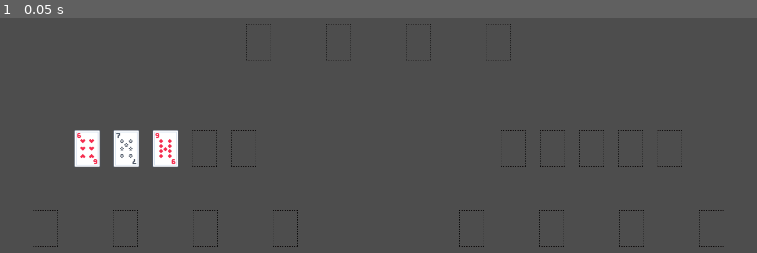
Above: before the commit, frame 1.
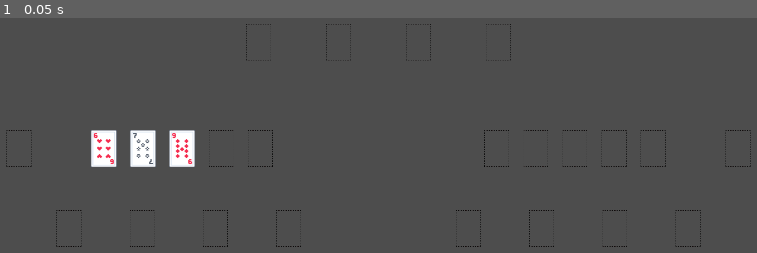
Above: after the commit, the same moment.

Repository: tessapower/spite-and-malice
Game: Godot game, scene res://scenes/game/game.tscn
Same seed, same stepped clock (60 frames per second), same inputs: the game is played once before the commit and once after it.
Inputs:
- Up to frame 1 (0.05 s): no input

The runs differ from the first frame. In frame 1, 2.9% of the frame differs, in the area x 0-100%, y 47-98%.

Commit message:
Add goal pile to views

Diff:
--- a/spite-and-malice/scenes/ui/opponent_view.tscn
+++ b/spite-and-malice/scenes/ui/opponent_view.tscn
@@ -10,47 +10,54 @@
 [node name="CardSlots" type="Node" parent="."]
 
 [node name="CardSlot0" parent="CardSlots" instance=ExtResource("1_w7sap")]
-position = Vector2(1284, 432)
+position = Vector2(1244, 432)
 selectable = false
 
 [node name="CardSlot1" parent="CardSlots" instance=ExtResource("1_w7sap")]
-position = Vector2(1378, 432)
+position = Vector2(1338, 432)
 selectable = false
 
 [node name="CardSlot2" parent="CardSlots" instance=ExtResource("1_w7sap")]
-position = Vector2(1472, 432)
+position = Vector2(1432, 432)
 selectable = false
 
 [node name="CardSlot3" parent="CardSlots" instance=ExtResource("1_w7sap")]
-position = Vector2(1566, 432)
+position = Vector2(1526, 432)
 selectable = false
 
 [node name="CardSlot4" parent="CardSlots" instance=ExtResource("1_w7sap")]
-position = Vector2(1660, 432)
+position = Vector2(1620, 432)
 selectable = false
 
 [node name="DiscardPiles" type="Node" parent="."]
 
 [node name="Pile0" parent="DiscardPiles" instance=ExtResource("2_gkirn")]
-position = Vector2(1760, 624)
+position = Vector2(1704, 624)
 accepts_cards = false
 selectable = false
 type = 3
 
 [node name="Pile1" parent="DiscardPiles" instance=ExtResource("2_gkirn")]
-position = Vector2(1568, 624)
+position = Vector2(1528, 624)
 accepts_cards = false
 selectable = false
 type = 3
 
 [node name="Pile2" parent="DiscardPiles" instance=ExtResource("2_gkirn")]
-position = Vector2(1376, 624)
+position = Vector2(1352, 624)
 accepts_cards = false
 selectable = false
 type = 3
 
 [node name="Pile3" parent="DiscardPiles" instance=ExtResource("2_gkirn")]
-position = Vector2(1184, 624)
+position = Vector2(1176, 624)
 accepts_cards = false
 selectable = false
 type = 3
+
+[node name="GoalPile" parent="." instance=ExtResource("2_gkirn")]
+position = Vector2(1824, 432)
+accepts_cards = false
+selectable = false
+CARD_VERTICAL_OFFSET = Vector2(0, -1)
+type = 2
--- a/spite-and-malice/scenes/ui/player_view.tscn
+++ b/spite-and-malice/scenes/ui/player_view.tscn
@@ -10,34 +10,40 @@
 [node name="CardSlots" type="Node" parent="."]
 
 [node name="CardSlot0" parent="CardSlots" groups=["PlayerCardSlots"] instance=ExtResource("2_fijdp")]
-position = Vector2(260, 432)
+position = Vector2(300, 432)
 
 [node name="CardSlot1" parent="CardSlots" groups=["PlayerCardSlots"] instance=ExtResource("2_fijdp")]
-position = Vector2(354, 432)
+position = Vector2(394, 432)
 
 [node name="CardSlot2" parent="CardSlots" groups=["PlayerCardSlots"] instance=ExtResource("2_fijdp")]
-position = Vector2(448, 432)
+position = Vector2(488, 432)
 
 [node name="CardSlot3" parent="CardSlots" groups=["PlayerCardSlots"] instance=ExtResource("2_fijdp")]
-position = Vector2(542, 432)
+position = Vector2(582, 432)
 
 [node name="CardSlot4" parent="CardSlots" groups=["PlayerCardSlots"] instance=ExtResource("2_fijdp")]
-position = Vector2(636, 432)
+position = Vector2(676, 432)
 
 [node name="DiscardPiles" type="Node" parent="."]
 
 [node name="Pile0" parent="DiscardPiles" instance=ExtResource("3_fijdp")]
-position = Vector2(736, 624)
+position = Vector2(744, 624)
 type = 3
 
 [node name="Pile1" parent="DiscardPiles" instance=ExtResource("3_fijdp")]
-position = Vector2(544, 624)
+position = Vector2(568, 624)
 type = 3
 
 [node name="Pile2" parent="DiscardPiles" instance=ExtResource("3_fijdp")]
-position = Vector2(352, 624)
+position = Vector2(392, 624)
 type = 3
 
 [node name="Pile3" parent="DiscardPiles" instance=ExtResource("3_fijdp")]
-position = Vector2(160, 624)
+position = Vector2(216, 624)
 type = 3
+
+[node name="GoalPile" parent="." instance=ExtResource("3_fijdp")]
+position = Vector2(96, 432)
+accepts_cards = false
+CARD_VERTICAL_OFFSET = Vector2(0, -1)
+type = 2
